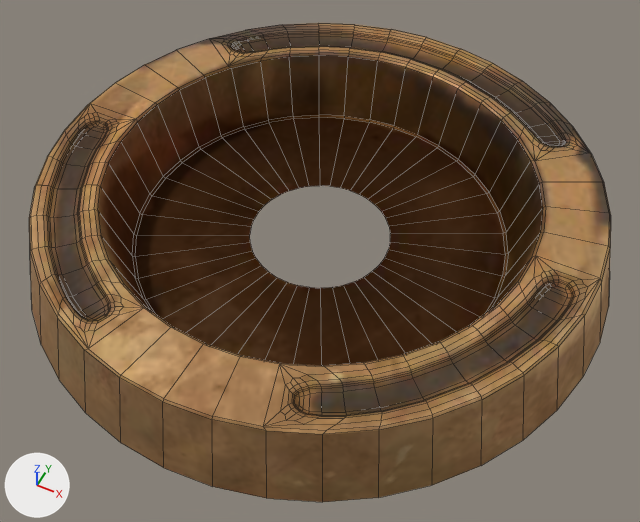
An edit to the FBX model project-steampunk/Assets/Art/Models/Props(needs sort)/make-your-own-steampunk-house/Models/Fan1.fbx, drawn before and after from the same camera.
The view is the same before and after, from a 50 mm lens placed at (2.18, -4.37, 5.24), pointed at (0.12, -0.24, 0.08). Every picture has the same lights, and +X, +Y and +Z are marked at lower left. Mesh edges are drawn as thin lines. Where no turn or scale is listed for an object, it has been applied to the vertices.

The older version as bpy lines, for what is in view:
```python
me_cube_042 = bpy.data.meshes.new('Cube.042')
me_cube_042.from_pydata(...)  # 980 vertices, 940 faces; spans x -2.28..2.28, y -2.24..2.32, z -0.51..0.11
me_cube_042.materials.append(mat_building_g_003)
ob_cube_028 = bpy.data.objects.new('Cube.028', me_cube_042)
ob_cube_028.location = (-0.009, -0.021, 0.536)
```
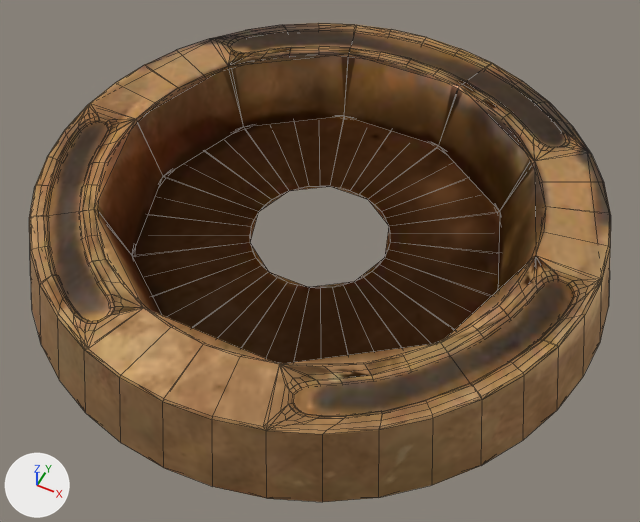
The newer file is also turned or shifted as a whole; pictures and numbers use the older file's frame.

Edits to the bpy script that builds the scene:
```text
Add me_cube_002:
    me_cube_002.from_pydata(...)  # 50 vertices, 40 faces; spans x -2.28..2.28, y -2.13..2.21, z -0.51..0.1
    me_cube_002.materials.append(mat_building_g_003)
Add me_cube_001:
    me_cube_001.from_pydata(...)  # 264 vertices, 261 faces; spans x -2.28..2.28, y -2.24..2.32, z -0.51..0.11
    me_cube_001.materials.append(mat_building_g_003)
Add ob_fan1_lod02:
    ob_fan1_lod02 = bpy.data.objects.new('Fan1_LOD02', me_cube_002)
    ob_fan1_lod02.location = (-0.009, -0.021, 0.536)
Add ob_fan1_lod01:
    ob_fan1_lod01 = bpy.data.objects.new('Fan1_LOD01', me_cube_001)
    ob_fan1_lod01.location = (-0.009, -0.021, 0.536)
```

Pixel boxes (x1, y1, x2, y2) of what changed, in the pictures (640 x 522 px):
'Fan1_LOD02', added: after (47, 30, 574, 416)
'Fan1_LOD01', added: after (43, 29, 579, 419)
